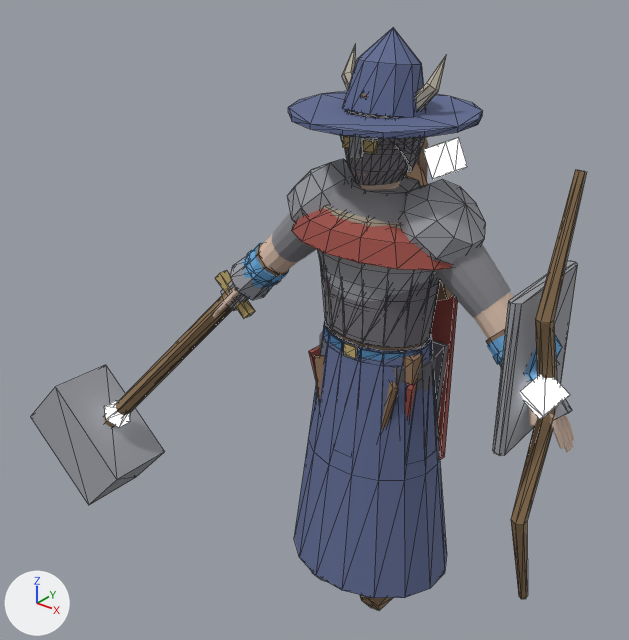
One commit to the glTF model art/creator/humanoid_slim/export/humanoid_slim_masculine.glb: the scene before it, then after it.
Before and after are seen from a 50 mm camera at (1.54, -2.27, 2.44) aimed at (-0.38, 0.13, 0.96). Lighting does not change. The marker at lower left points along +X, +Y and +Z. The first picture is the older version. Mesh edges are drawn as thin lines on the coarser meshes.

Names of what the first picture shows: 'humanoid_slim_masculine.001', 'part.back.cape', 'part.face.mask', 'part.head.wide_hat', 'part.offhand.bow', 'part.offhand.shield', 'part.shoulders.mantle', 'part.shoulders.pauldrons', 'part.torso.breastplate', 'part.torso.coat', 'part.torso.robe', 'part.weapon.maul' and 17 more.
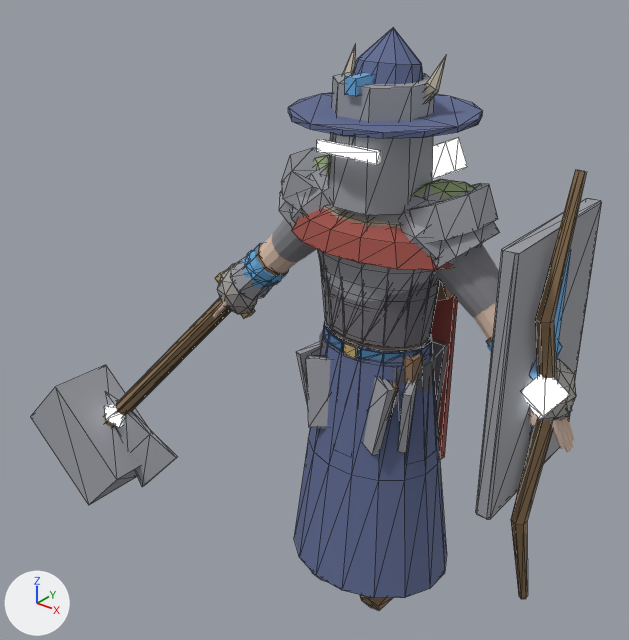
Diff of the bpy script that builds the scene:
```diff
--- a/art/creator/humanoid_slim/export/humanoid_slim_masculine.glb.py
+++ b/art/creator/humanoid_slim/export/humanoid_slim_masculine.glb.py
@@ me_part_weapon_great_axe @@
+me_part_weapon_great_axe.from_pydata(...)  # 29 vertices, 46 faces; spans x -1.494..-0.428, y -0.165..0.045, z -0.084..1.293
+# faces by material slot: [20, 26]
+me_part_weapon_great_axe.materials.append(mat_cloth)
+me_part_weapon_great_axe.materials.append(mat_metal)
@@ me_part_waist_tassets @@
+me_part_waist_tassets.from_pydata(...)  # 64 vertices, 108 faces; spans x -0.246..0.246, y -0.208..0.152, z 0.717..1.08
+# faces by material slot: [48, 60]
+me_part_waist_tassets.materials.append(mat_metal)
+me_part_waist_tassets.materials.append(mat_accent)
@@ me_part_shoulders_slabs @@
+me_part_shoulders_slabs.from_pydata(...)  # 64 vertices, 112 faces; spans x -0.396..0.396, y -0.125..0.145, z 1.384..1.655
+me_part_shoulders_slabs.materials.append(mat_metal)
@@ me_part_shoulders_boulders @@
+me_part_shoulders_boulders.from_pydata(...)  # 84 vertices, 160 faces; spans x -0.36..0.36, y -0.07..0.125, z 1.474..1.658
+me_part_shoulders_boulders.materials.append(mat_cloth)
@@ me_part_offhand_tower_shield @@
+me_part_offhand_tower_shield.from_pydata(...)  # 24 vertices, 40 faces; spans x 0.582..0.647, y -0.298..0.262, z 0.752..1.612
+# faces by material slot: [28, 12]
+me_part_offhand_tower_shield.materials.append(mat_metal)
+me_part_offhand_tower_shield.materials.append(mat_accent)
@@ me_part_head_great_helm @@
+me_part_head_great_helm.from_pydata(...)  # an 8-sided cut cone along z (radius 0.171 by 0.175 at the low end, 0.156 by 0.161 at the high end) spanning x -0.157..0.157, y -0.177..0.148, z 1.564..1.945, material slot 0; a box spanning x -0.112..0.112, y -0.198..-0.178, z 1.736..1.772, material slot 1; a box spanning x -0.02..0.02, y -0.183..0.153, z 1.92..1.97, material slot 2
+me_part_head_great_helm.materials.append(mat_metal)
+me_part_head_great_helm.materials.append(mat_emissive)
+me_part_head_great_helm.materials.append(mat_accent)
@@ me_part_arms_stone_fists @@
+me_part_arms_stone_fists.from_pydata(...)  # 84 vertices, 160 faces; spans x -0.728..0.728, y -0.11..0.081, z 0.966..1.186
+me_part_arms_stone_fists.materials.append(mat_cloth)
@@ ob_part_weapon_great_axe @@
+ob_part_weapon_great_axe = bpy.data.objects.new('part.weapon.great_axe', me_part_weapon_great_axe)
+ob_part_weapon_great_axe.location = (0.0, 0.0, 0.0)
@@ ob_part_waist_tassets @@
+ob_part_waist_tassets = bpy.data.objects.new('part.waist.tassets', me_part_waist_tassets)
+ob_part_waist_tassets.location = (0.0, 0.0, 0.0)
@@ ob_part_shoulders_slabs @@
+ob_part_shoulders_slabs = bpy.data.objects.new('part.shoulders.slabs', me_part_shoulders_slabs)
+ob_part_shoulders_slabs.location = (0.0, 0.0, 0.0)
@@ ob_part_shoulders_boulders @@
+ob_part_shoulders_boulders = bpy.data.objects.new('part.shoulders.boulders', me_part_shoulders_boulders)
+ob_part_shoulders_boulders.location = (0.0, 0.0, 0.0)
@@ ob_part_offhand_tower_shield @@
+ob_part_offhand_tower_shield = bpy.data.objects.new('part.offhand.tower_shield', me_part_offhand_tower_shield)
+ob_part_offhand_tower_shield.location = (0.0, 0.0, 0.0)
@@ ob_part_head_great_helm @@
+ob_part_head_great_helm = bpy.data.objects.new('part.head.great_helm', me_part_head_great_helm)
+ob_part_head_great_helm.location = (0.0, 0.0, 0.0)
@@ ob_part_arms_stone_fists @@
+ob_part_arms_stone_fists = bpy.data.objects.new('part.arms.stone_fists', me_part_arms_stone_fists)
+ob_part_arms_stone_fists.location = (0.0, 0.0, 0.0)
```

Boxes [x1, y1, x2, y2] around the edits, measured in the pictures (629 x 640 px):
'part.offhand.tower_shield', added
    after: [476, 199, 602, 519]
    faces in mat_metal: [476, 199, 602, 519]
    faces in mat_accent: [531, 249, 571, 436]
'part.head.great_helm', added
    after: [317, 72, 434, 215]
    faces in mat_metal: [328, 72, 434, 215]
    faces in mat_emissive: [317, 139, 381, 164]
    faces in mat_accent: [345, 73, 374, 97]
'part.shoulders.slabs', added
    after: [279, 148, 500, 268]
'part.waist.tassets', added
    after: [296, 331, 418, 455]
    faces in mat_metal: [296, 342, 418, 455]
    faces in mat_accent: [326, 331, 406, 361]
'part.weapon.great_axe', added
    after: [105, 392, 178, 487]
'part.arms.stone_fists', added
    after: [217, 263, 576, 422]
'part.shoulders.boulders', added
    after: [314, 155, 473, 199]
'part.shoulders.pauldrons', unchanged, covered by the edit
    before: [287, 159, 486, 271]
    after: [291, 164, 483, 271]
'part.offhand.shield', unchanged, covered by the edit
    before: [493, 261, 578, 456]
    after: [529, 342, 562, 380]
'part.face.mask', unchanged, covered by the edit
    before: [345, 137, 409, 185]
